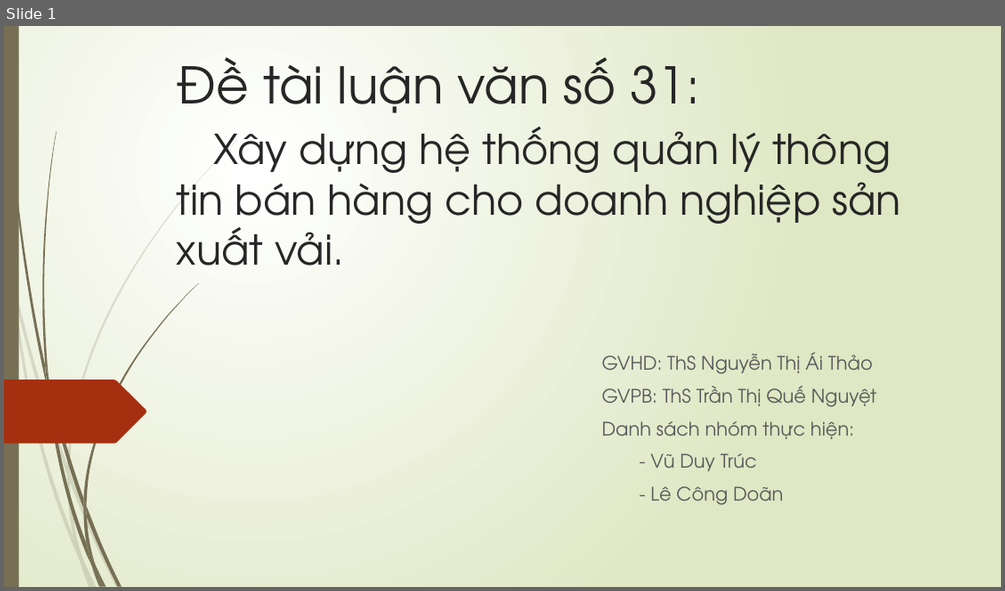
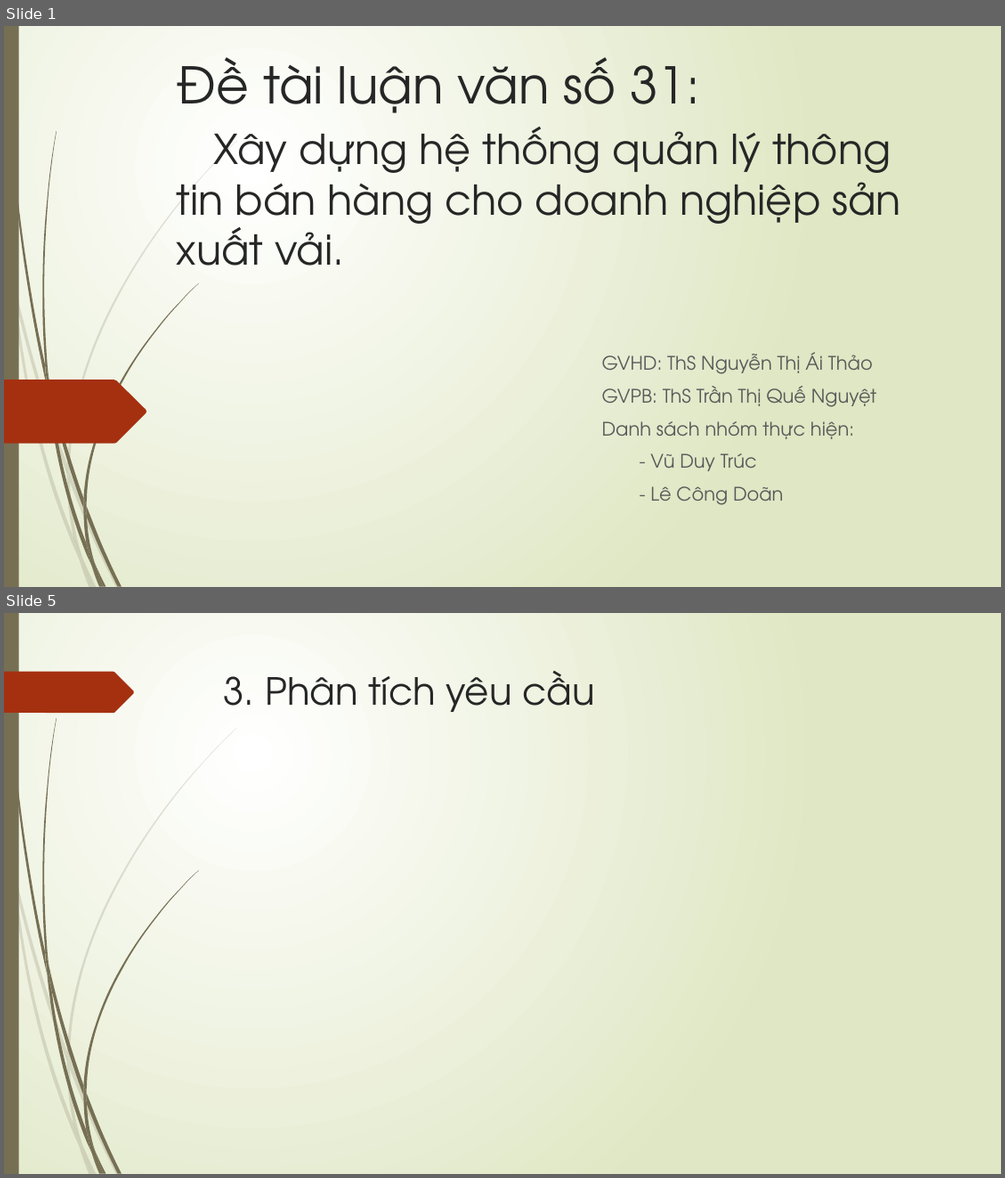
Before and after one commit to doanlecong/LVTN, a slide deck: docs/slide trình cô - bản 1.pptx. Shown one above the other, each under a label of ours: slide 1 before the commit, slides 1 and 5 after it; the slides between them are not shown. The pictures are 1005x591 and 1005x1178 pixels, drawn with LibreOffice and Linux fonts; fonts in the diff are those of the drawing. Boxes give left, top, right and bottom in pixels: in the first picture for what was removed or moved away, otherwise in the second. Text is boxed around its words. In the diff, an @@ line names an element or a change of style, - is before the commit and + after.

```diff
--- a/docs/slide trình cô - bản 1.pptx
+++ b/docs/slide trình cô - bản 1.pptx
@@ slide 5 added at box(4, 613, 1001, 1174), background gradient #FFFFFF to #DFE8C4; not listed: 23 template elements that a slide beside it also shows @@
@@ freeform shape added at box(4, 672, 134, 713), fill #A53010 @@
@@ title added at box(224, 671, 594, 712), 36 pt, text #262626 @@
+3. Phân tích yêu cầu
```
Also in this commit, not shown: 1 slide changed, 7 other slides added, 2 slides removed.
